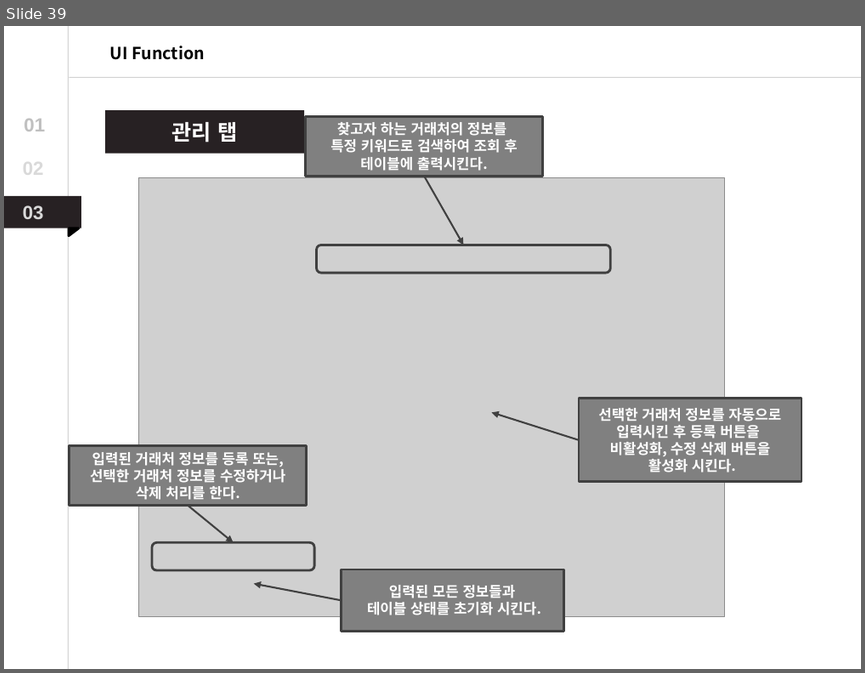
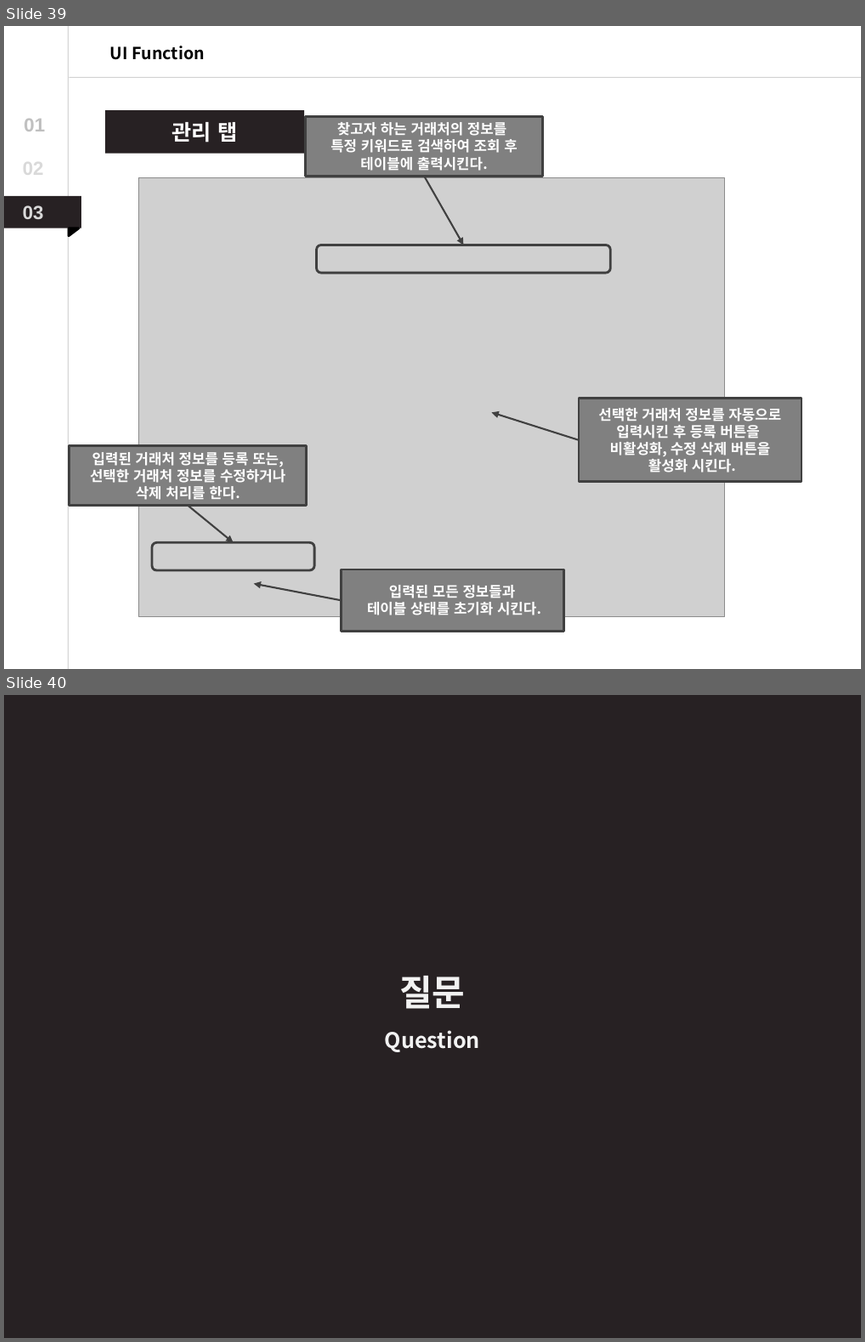
Before and after one commit to Dong-Jun-Shin/COMP_project, a slide deck: ReadMe/COMP_Project_ppt.pptx. Shown one above the other, each under a label of ours: slide 39 before the commit, slides 39 and 40 after it. The pictures are 865x673 and 865x1342 pixels, drawn with LibreOffice and Linux fonts; fonts in the diff are those of the drawing; grey boxes stand for pictures. Boxes give left, top, right and bottom in pixels: in the first picture for what was removed or moved away, otherwise in the second. Text is boxed around its words. In the diff, an @@ line names an element or a change of style, - is before the commit and + after.

```diff
--- a/ReadMe/COMP_Project_ppt.pptx
+++ b/ReadMe/COMP_Project_ppt.pptx
@@ slide 40 added at [4,695,861,1338], background #272123 @@
@@ text added at [399,975,465,1009], 30 pt, text #F2F2F2, bold @@
+질문
@@ text added at [385,1030,480,1052], 18 pt, text #F2F2F2, bold @@
+Question
```
Also in this commit, not shown: 9 slides changed, 3 other files.
